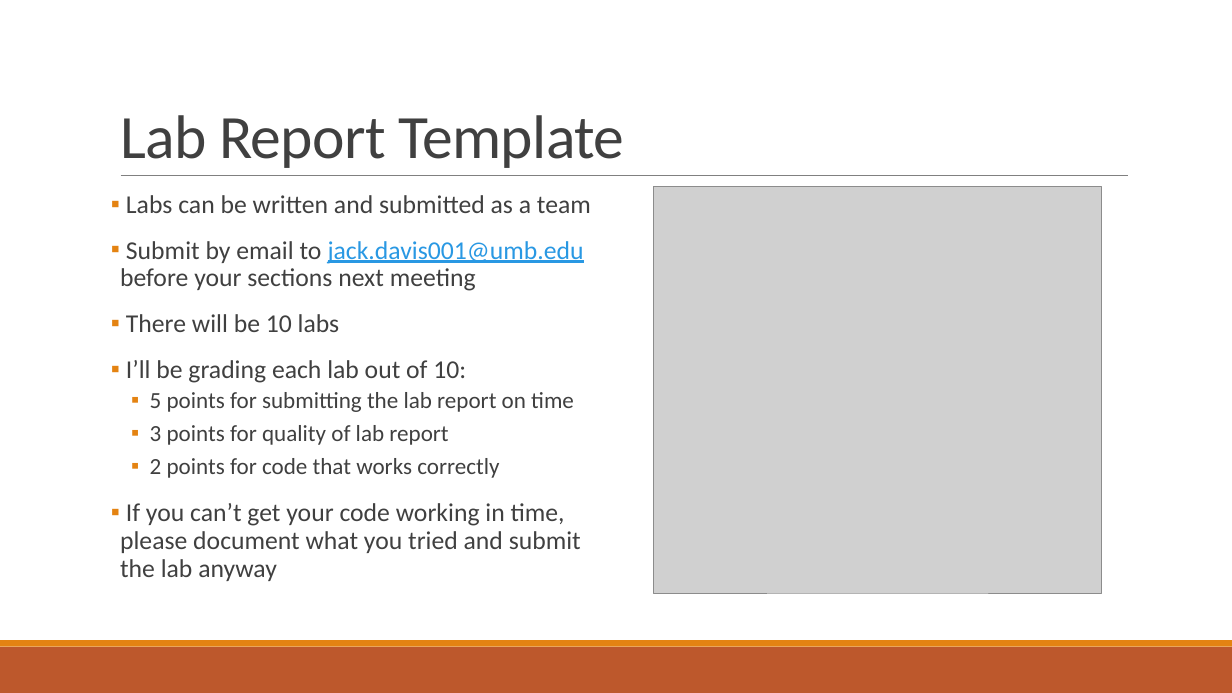
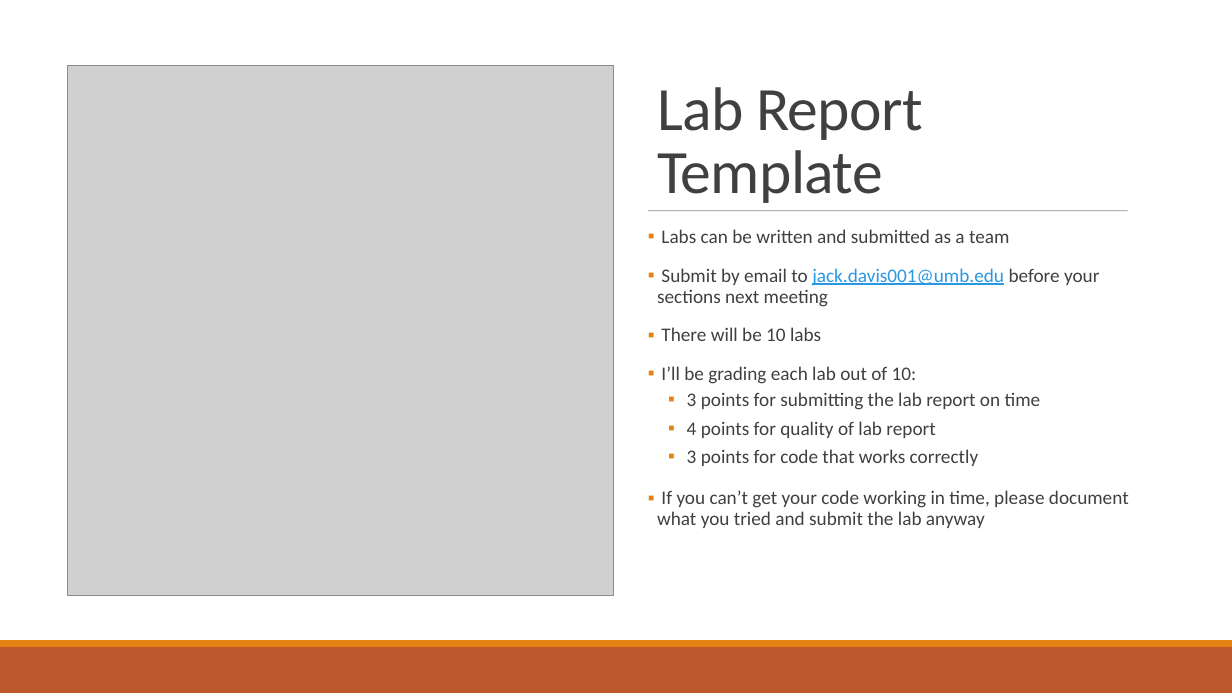
Before and after one commit to RyanZurrin/cs341, a slide deck: slide 7 of Lab 1/CS 341 Lab introduction.pptx (slide 6 before the commit). Drawn at 1232x693 pixels with LibreOffice and Linux fonts; fonts in the diff are those of the drawing; grey boxes stand for pictures. Boxes give left, top, right and bottom in pixels: in the first picture for what was removed or moved away, otherwise in the second. Text is boxed around its words. In the diff, an @@ line names an element or a change of style, - is before the commit and + after.

```diff
--- a/Lab 1/CS 341 Lab introduction.pptx
+++ b/Lab 1/CS 341 Lab introduction.pptx
@@ rectangle added at (0, 0, 1232, 640), fill #FFFFFF @@
@@ picture added at (67, 66, 613, 596) @@
@@ title "Lab Report Template" rewrapped from (120, 115, 624, 168) to (657, 87, 923, 203) @@
@@ line removed from (121, 176) to (1128, 176) @@
@@ picture removed at (653, 187, 1102, 593) @@
@@ text "Labs can be written and ...": place and size @@
-text "Labs can be written and ..." at (120, 195, 591, 581)
+text "Labs can be written and ..." at (657, 229, 1129, 528)
@@ line added from (648, 211) to (1128, 211), #808080 0.5 pt @@
@@ text at (657, 229, 1129, 528): size 20 to 15 pt in "Labs can be written and submitted as ...", "Submit by email to jack.davis001@umb.edu before your ...", "There will be 10 labs", "I’ll be grading each lab out of ..." and 1 more places @@
@@ text at (687, 392, 1041, 466): text changed; size 18 to 15 pt @@
-  ▪ 5 points for submitting the lab report on time
-  ▪ 3 points for quality of lab report
-  ▪ 2 points for code that works correctly
+  ▪ 3 points for submitting the lab report on time
+  ▪ 4 points for quality of lab report
+  ▪ 3 points for code that works correctly
@@ rectangle removed at (0, 647, 1232, 693) @@
@@ rectangle removed at (0, 640, 1232, 647) @@
@@ rectangle added at (0, 640, 1232, 647), fill #E48312 @@
@@ rectangle added at (0, 647, 1232, 693), fill #BD582C @@
```
Also in this commit, not shown: 3 other slides changed, 4 slides added, 2 slides removed.
